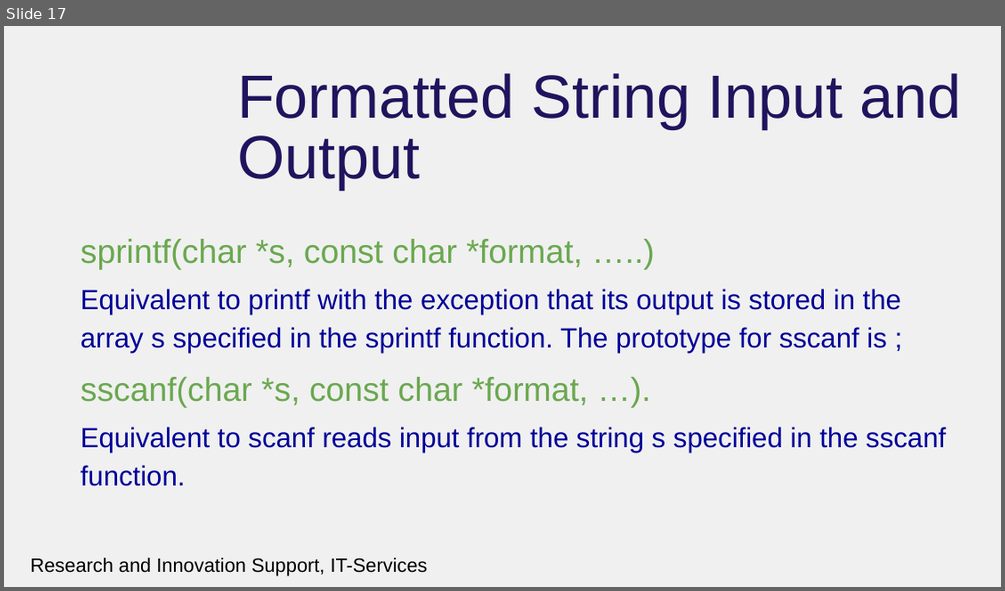
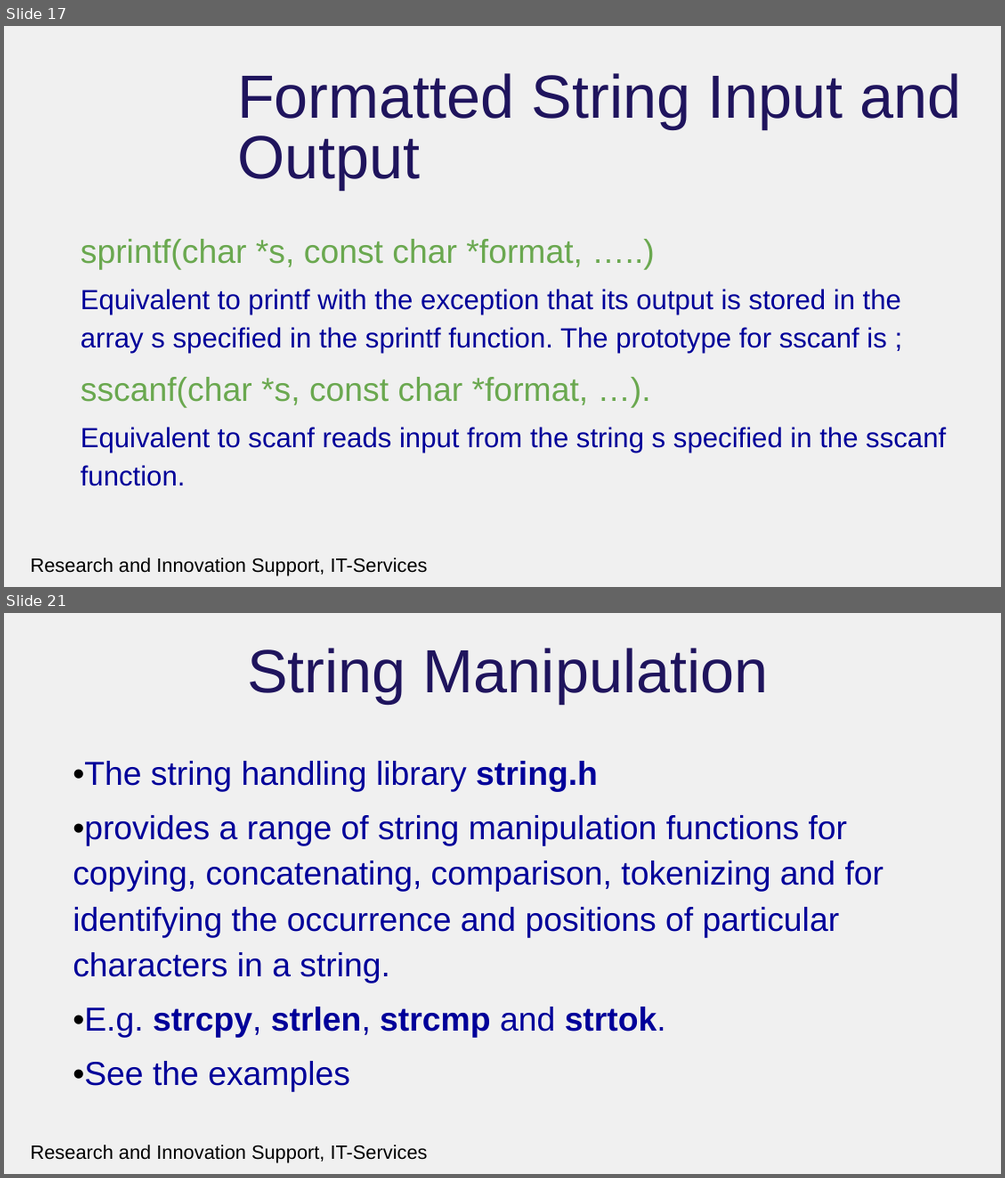
Before and after one commit to rcgsheffield/introc, a slide deck: archive/presentations/FurtherDataTypesandFileProcessing.pptx. Shown one above the other, each under a label of ours: slide 17 before the commit, slides 17 and 21 after it; the slides between them are not shown. The pictures are 1005x591 and 1005x1178 pixels, drawn with LibreOffice and Linux fonts; fonts in the diff are those of the drawing; background and template pictures are left out. Boxes give left, top, right and bottom in pixels: in the first picture for what was removed or moved away, otherwise in the second. Text is boxed around its words. In the diff, an @@ line names an element or a change of style, - is before the commit and + after.

Commit message:
update string processing 1  Please enter the commit message for your changes. Lines starting

```diff
--- a/archive/presentations/FurtherDataTypesandFileProcessing.pptx
+++ b/archive/presentations/FurtherDataTypesandFileProcessing.pptx
@@ slide 21 added at (4, 613, 1001, 1174), background #F0F0F0; not listed: 1 template element that a slide beside it also shows @@
@@ title added at (247, 648, 769, 704), 44 pt, text #1F145D @@
+String Manipulation
@@ text added at (73, 761, 884, 1038), 24 pt, text #000099 @@
+•The string handling library string.h
+•provides a range of string manipulation functions for copying, concatenating, comparison, tokenizing and for identifying the occurrence and positions of particular characters in a string.
+•E.g. strcpy, strlen, strcmp and strtok.
+•See the examples
```
Also in this commit, not shown: 10 other slides added, 7 other files.
